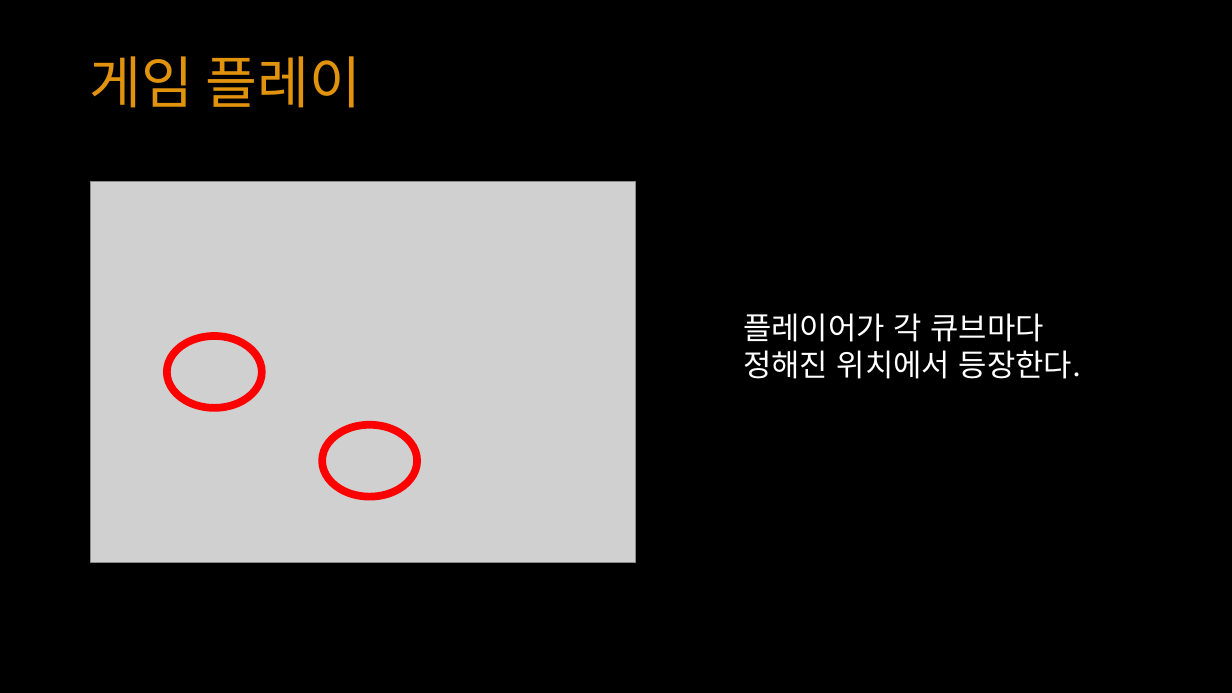
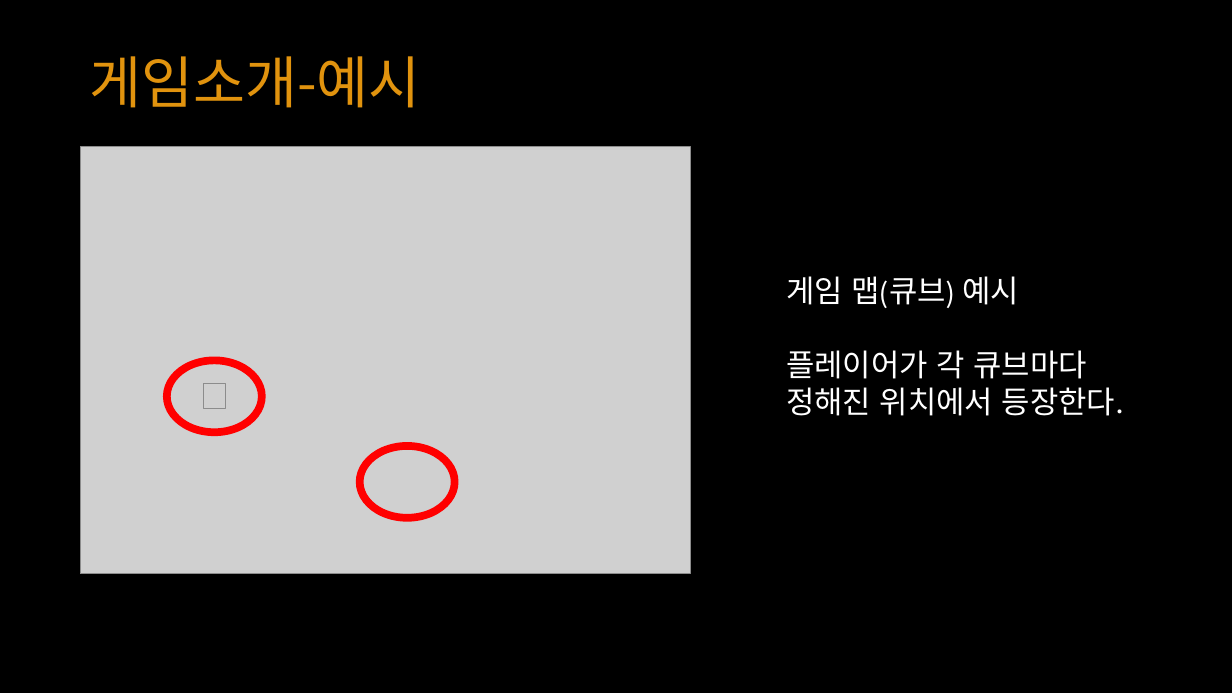
Before and after one commit to YKTeam/Room503, a slide deck: slide 10 of Document/Escape Cube(가제) ppt.pptx (slide 11 before the commit). Drawn at 1232x693 pixels with LibreOffice and Linux fonts; fonts in the diff are those of the drawing; grey boxes stand for pictures. Boxes give left, top, right and bottom in pixels: in the first picture for what was removed or moved away, otherwise in the second. Text is boxed around its words. In the diff, an @@ line names an element or a change of style, - is before the commit and + after.

```diff
--- a/Document/Escape Cube(가제) ppt.pptx
+++ b/Document/Escape Cube(가제) ppt.pptx
@@ text at box(89, 56, 420, 108): text changed @@
-게임 플레이
+게임소개-예시
@@ picture: place and size @@
-picture at box(91, 181, 636, 563)
+picture at box(80, 147, 690, 574)
@@ text "게임 맵(큐브) 예시": place and size @@
-text "게임 맵(큐브) 예시" at box(743, 313, 1082, 379)
+text "게임 맵(큐브) 예시" at box(786, 276, 1125, 416)
@@ text at box(786, 276, 1020, 308): paragraph added @@
+게임 맵(큐브) 예시
@@ ellipse: place and size @@
-ellipse at box(167, 336, 262, 409)
+ellipse at box(167, 360, 262, 433)
@@ picture added at box(203, 384, 226, 409) @@
@@ ellipse: place and size @@
-ellipse at box(323, 425, 418, 497)
+ellipse at box(360, 446, 455, 518)
```
Also in this commit, not shown: 6 other slides changed, 2 slides added, 2 slides removed, 1 other file.
